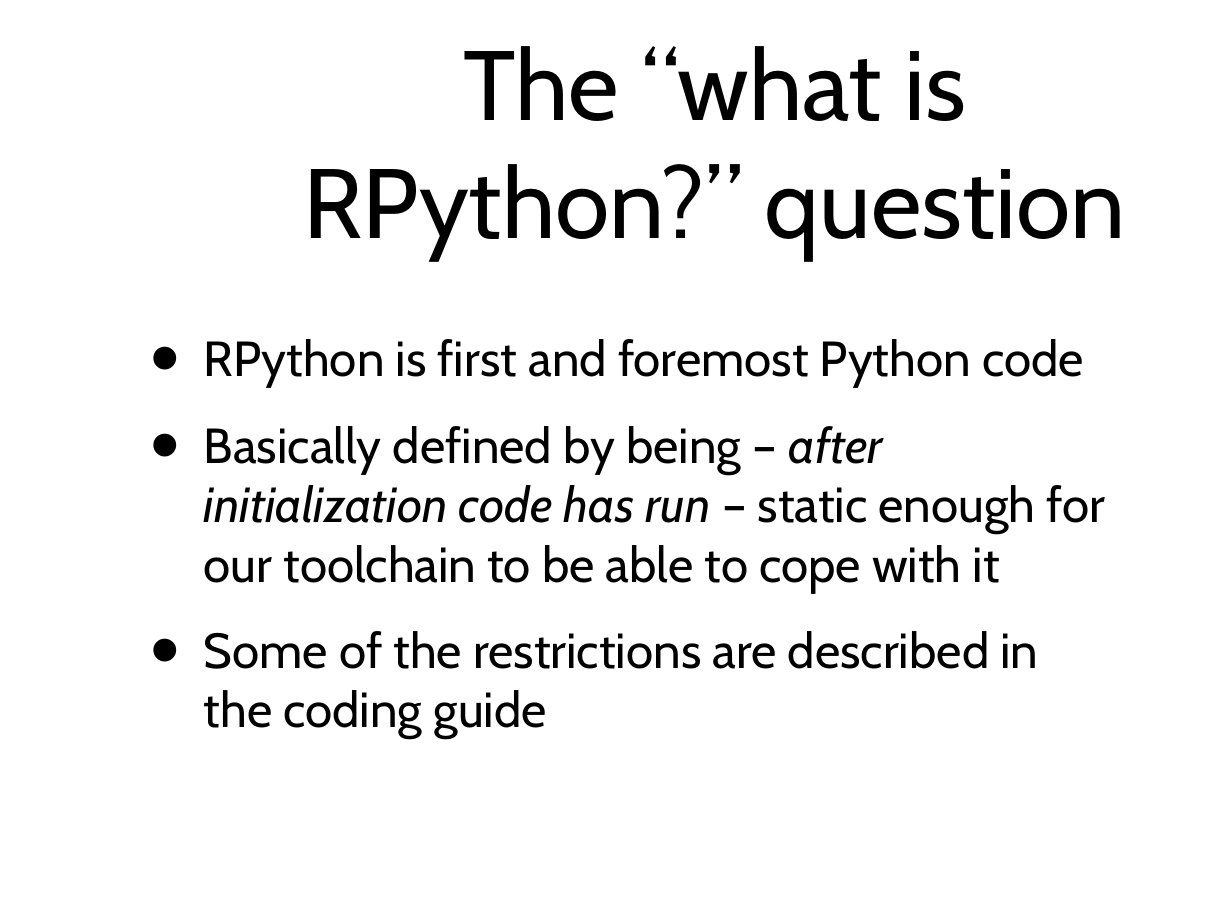
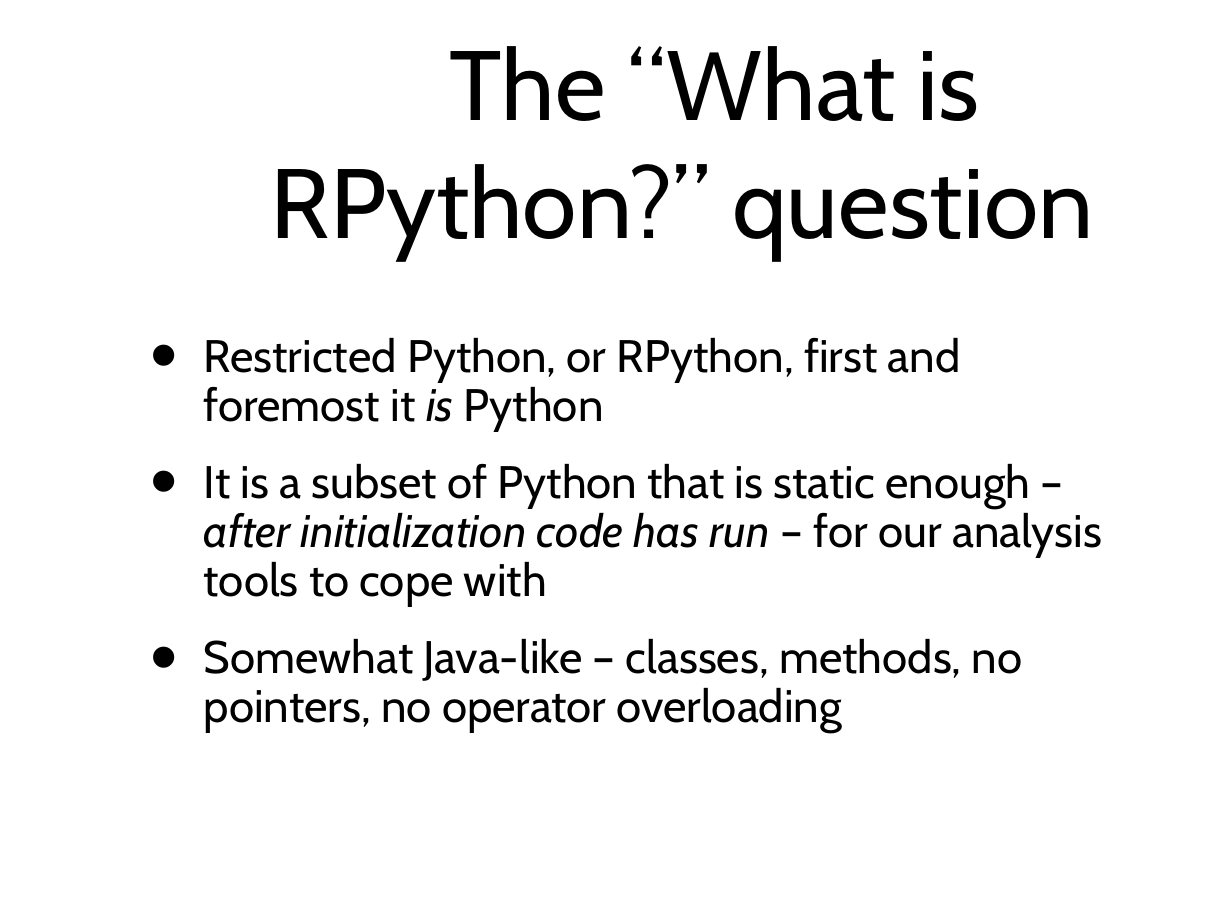
Before and after one commit to wdv4758h/pypy-extradoc, a slide deck: slide 8 of talk/sprint-introduction.ppt (slide 5 before the commit). Drawn at 1232x924 pixels with LibreOffice and Linux fonts; fonts in the diff are those of the drawing; background and template pictures are left out. Boxes give left, top, right and bottom in pixels: in the first picture for what was removed or moved away, otherwise in the second. Text is boxed around its words. In the diff, an @@ line names an element or a change of style, - is before the commit and + after.

```diff
--- a/talk/sprint-introduction.ppt
+++ b/talk/sprint-introduction.ppt
@@ title at <box>271,46,1093,260</box>: text changed @@
-The “what is RPython?” question
+The “What is RPython?” question
@@ text at <box>204,337,1102,733</box>: text changed; size 32 to 29.6 pt @@
-• RPython is first and foremost Python code
-• Basically defined by being – after initialization code has run – static enough for our toolchain to be able to cope with it
-• Some of the restrictions are described in the coding guide
+• Restricted Python, or RPython, first and foremost it is Python
+• It is a subset of Python that is static enough – after initialization code has run – for our analysis tools to cope with
+• Somewhat Java-like – classes, methods, no pointers, no operator overloading
```
Also in this commit, not shown: 10 other slides changed, 10 slides added, 1 slide removed, 28 other files.
